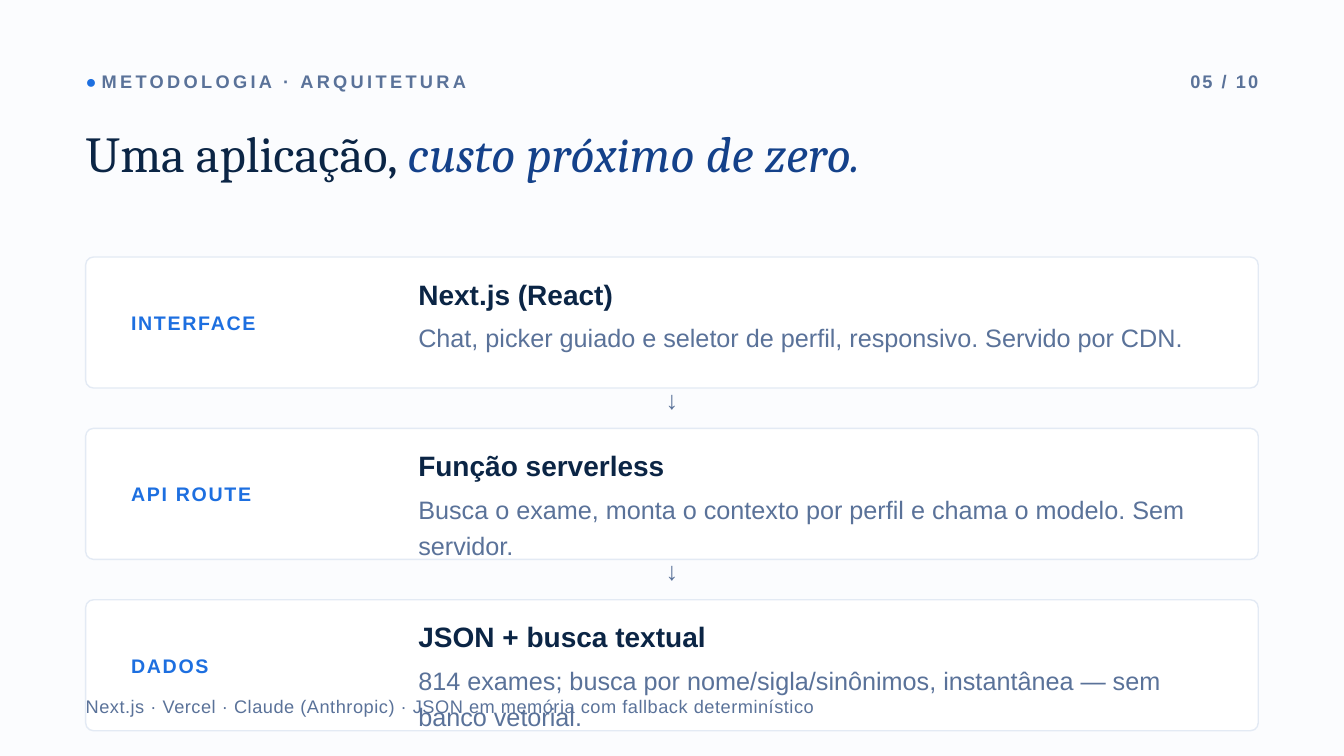
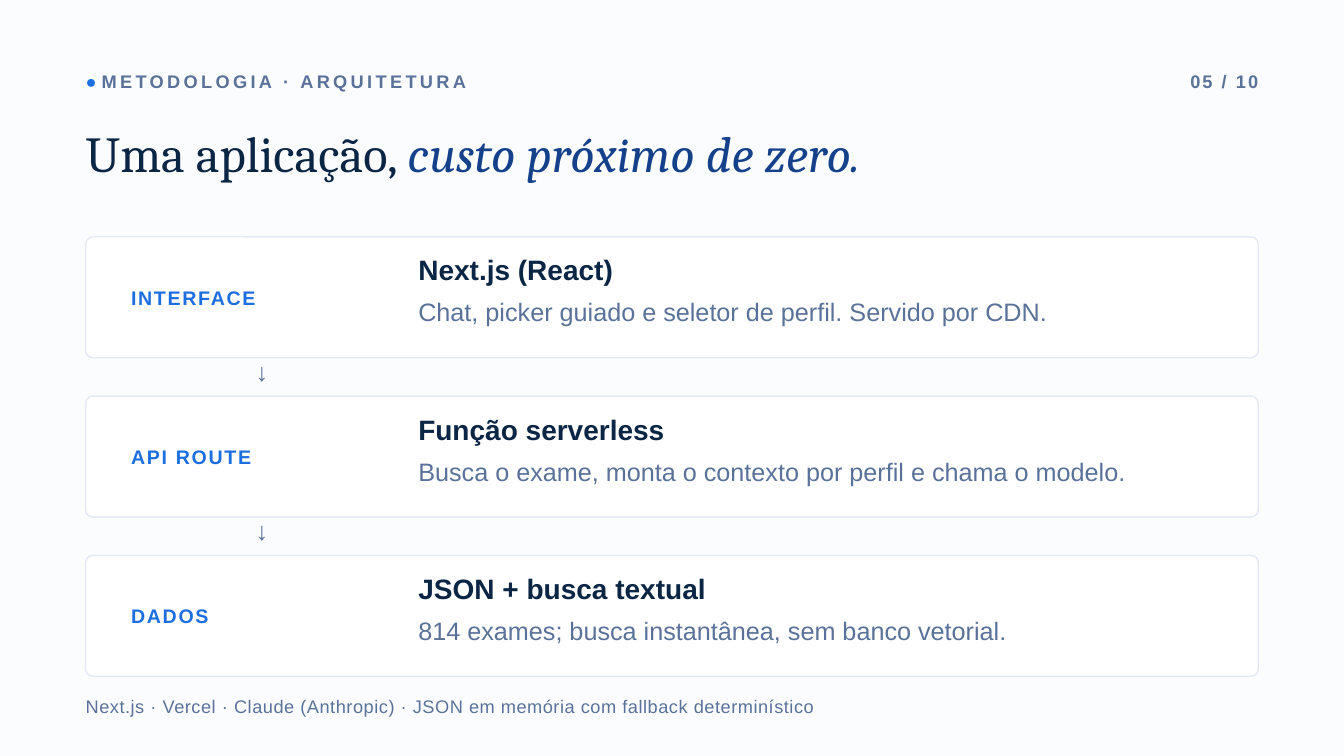
Before and after one commit to ata1de/hc-ufpe-exam-assistant, a slide deck: slide 6 of docs/Apresentacao_HC-UFPE.pptx. Drawn at 1344x756 pixels with LibreOffice and Linux fonts; fonts in the diff are those of the drawing. Boxes give left, top, right and bottom in pixels: in the first picture for what was removed or moved away, otherwise in the second. Text is boxed around its words. In the diff, an @@ line names an element or a change of style, - is before the commit and + after.

Commit message:
docs: fix presentation text overlaps, keep all body text >=18pt

```diff
--- a/docs/Apresentacao_HC-UFPE.pptx
+++ b/docs/Apresentacao_HC-UFPE.pptx
@@ rounded rectangle: place and size @@
-rounded rectangle at [86, 257, 1258, 388]
+rounded rectangle at [86, 237, 1258, 358]
@@ text "INTERFACE": place and size @@
-text "INTERFACE" at [131, 316, 256, 330]
+text "INTERFACE" at [131, 291, 256, 305]
@@ text "Next.js (React)": place and size @@
-text "Next.js (React)" at [418, 284, 1183, 352]
+text "Next.js (React)" at [418, 259, 1047, 326]
@@ text at [418, 302, 1047, 326]: text changed @@
-Chat, picker guiado e seletor de perfil, responsivo. Servido por CDN.
+Chat, picker guiado e seletor de perfil. Servido por CDN.
@@ text "↓": place and size @@
-text "↓" at [86, 384, 1258, 424]
+text "↓" at [131, 352, 393, 390]
@@ text "↓" at [131, 352, 393, 390]: vertical alignment top to middle @@
@@ rounded rectangle: place and size @@
-rounded rectangle at [86, 429, 1258, 560]
+rounded rectangle at [86, 396, 1258, 517]
@@ text "API ROUTE": place and size @@
-text "API ROUTE" at [131, 487, 251, 502]
+text "API ROUTE" at [131, 450, 251, 465]
@@ text "Função serverless": place and size @@
-text "Função serverless" at [418, 455, 1184, 555]
+text "Função serverless" at [418, 419, 1126, 486]
@@ text at [418, 462, 1126, 486]: text changed @@
-Busca o exame, monta o contexto por perfil e chama o modelo. Sem servidor.
+Busca o exame, monta o contexto por perfil e chama o modelo.
@@ text "↓" at [131, 511, 393, 549]: vertical alignment top to middle @@
@@ text "↓": place and size @@
-text "↓" at [86, 556, 1258, 596]
+text "↓" at [131, 511, 393, 549]
@@ rounded rectangle: place and size @@
-rounded rectangle at [86, 600, 1258, 731]
+rounded rectangle at [86, 556, 1258, 677]
@@ text "DADOS": place and size @@
-text "DADOS" at [131, 659, 209, 674]
+text "DADOS" at [131, 609, 209, 624]
@@ text "JSON + busca textual": place and size @@
-text "JSON + busca textual" at [418, 626, 1161, 726]
+text "JSON + busca textual" at [418, 578, 1006, 643]
@@ text at [418, 621, 1006, 643]: text changed @@
-814 exames; busca por nome/sigla/sinônimos, instantânea — sem banco vetorial.
+814 exames; busca instantânea, sem banco vetorial.
```
Also in this commit, not shown: 9 other slides changed.
